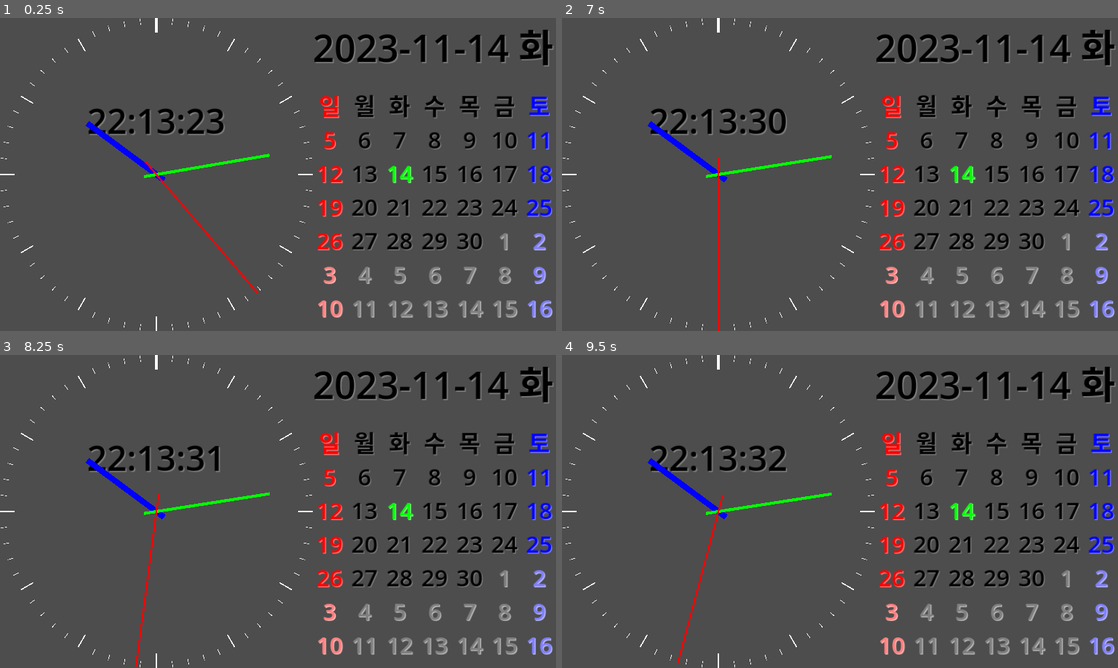
Above: before the commit, frames 1-4 (two rows, left to right).
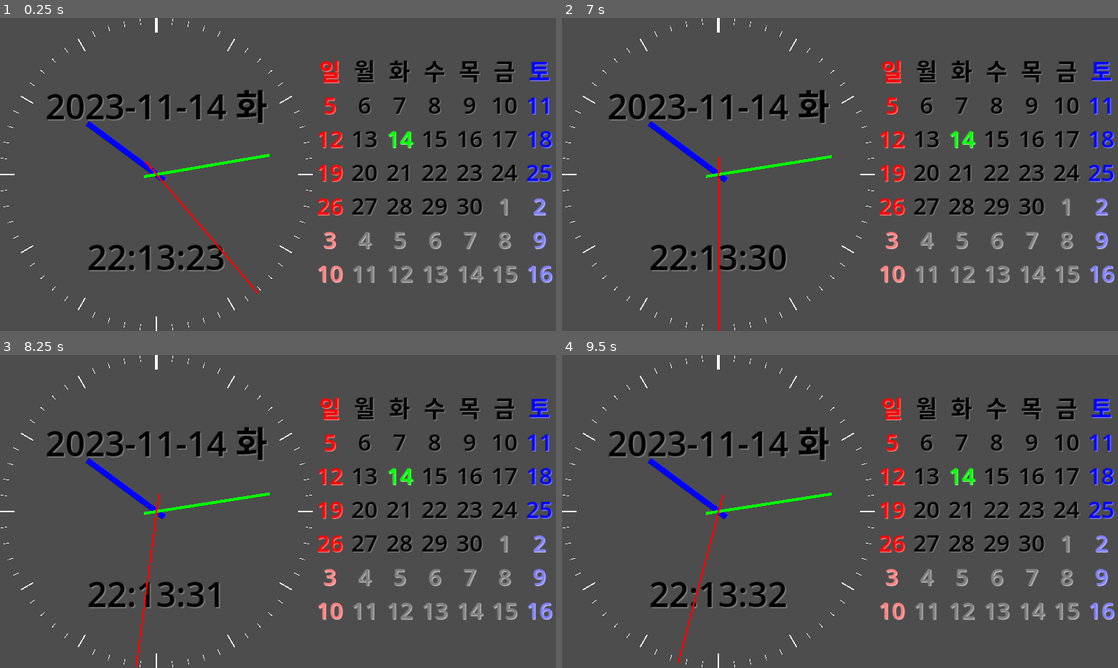
Above: after the commit, the same moments.

Repository: kasworld/gd4analogclockcal
Game: Godot game, scene res://main.tscn
Two runs of this game, one before a commit and one after it. Both use one fixed random seed, a clock stepped at 60 frames per second and the inputs below.
Inputs:
- Up to frame 1 (0.25 s): no input
- Up to frame 2 (7 s): no input
- Up to frame 3 (8.25 s): no input
- Up to frame 4 (9.5 s): no input

The runs differ from the first frame. In frame 1, 12% of the frame differs, in the area x 8-100%, y 3-96%; in frame 2, 13%; in frame 3, 12%; in frame 4, 12%.

Commit message:
rotate date

Diff:
--- a/date_label.tscn
+++ b/date_label.tscn
@@ -3,7 +3,7 @@
 [ext_resource type="Script" path="res://date_label.gd" id="1_nl55e"]
 
 [sub_resource type="Theme" id="Theme_fktmk"]
-default_font_size = 130
+default_font_size = 120
 
 [node name="DateLabel" type="Node2D"]
 script = ExtResource("1_nl55e")
@@ -12,12 +12,19 @@
 autostart = true
 
 [node name="LabelDate" type="Label" parent="."]
-offset_right = 40.0
-offset_bottom = 23.0
-size_flags_horizontal = 3
-size_flags_vertical = 6
+anchors_preset = 8
+anchor_left = 0.5
+anchor_top = 0.5
+anchor_right = 0.5
+anchor_bottom = 0.5
+offset_left = -338.0
+offset_top = -330.0
+offset_right = 338.0
+offset_bottom = -149.0
+grow_horizontal = 2
+grow_vertical = 2
+size_flags_vertical = 1
 theme = SubResource("Theme_fktmk")
 text = "0000-00-00"
-horizontal_alignment = 1
 
 [connection signal="timeout" from="Timer" to="." method="_on_timer_timeout"]
--- a/main.gd
+++ b/main.gd
@@ -4,7 +4,10 @@
 # Called when the node enters the scene tree for the first time.
 func _ready() -> void:
 	var calw = 1920-1080
-	$Calendar.position = Vector2(1080+calw/2, 1080 - calw/2 )
+	$Calendar.position = Vector2(1080+calw/2, 1080 /2 )
+
+	$DateLabel.position = Vector2(1080 /2, 1080/2 )
+	$TimeLabel.position = Vector2(1080 /2, 1080/2 )
 
 
 # Called every frame. 'delta' is the elapsed time since the previous frame.
@@ -17,6 +20,7 @@
 #		oldrad = (rad + oldrad) /2
 		$AnalogClock.rotation = rad
 		$TimeLabel.rotation = rad
+		$DateLabel.rotation = rad
 		$Calendar.rotation = rad
 
 
--- a/main.tscn
+++ b/main.tscn
@@ -10,13 +10,11 @@
 script = ExtResource("1_q4spd")
 
 [node name="TimeLabel" parent="." instance=ExtResource("4_7h3nq")]
-position = Vector2(540, 540)
+
+[node name="DateLabel" parent="." instance=ExtResource("2_4yof7")]
+
+[node name="Calendar" parent="." instance=ExtResource("2_4ure6")]
+position = Vector2(1080, 160)
 
 [node name="AnalogClock" parent="." instance=ExtResource("1_eyl4w")]
 position = Vector2(540, 540)
-
-[node name="DateLabel" parent="." instance=ExtResource("2_4yof7")]
-position = Vector2(1080, 0)
-
-[node name="Calendar" parent="." instance=ExtResource("2_4ure6")]
-position = Vector2(1080, 160)
--- a/time_label.tscn
+++ b/time_label.tscn
@@ -18,9 +18,9 @@
 anchor_right = 0.5
 anchor_bottom = 0.5
 offset_left = -240.0
-offset_top = -270.0
+offset_top = 200.0
 offset_right = 240.0
-offset_bottom = -102.0
+offset_bottom = 368.0
 grow_horizontal = 2
 grow_vertical = 2
 theme = SubResource("Theme_7tur1")
